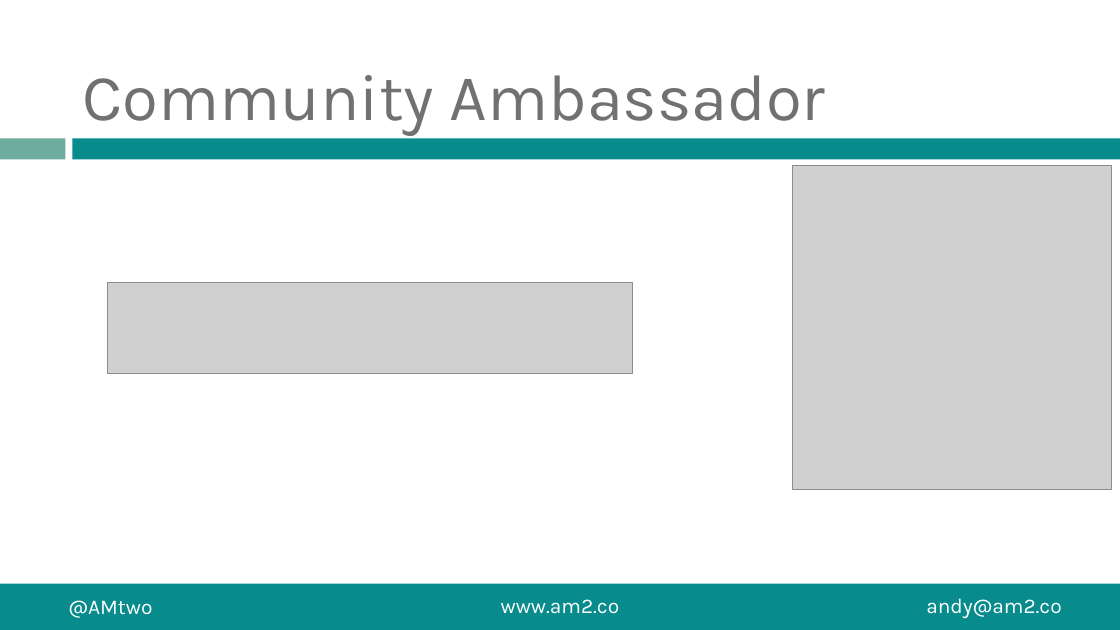
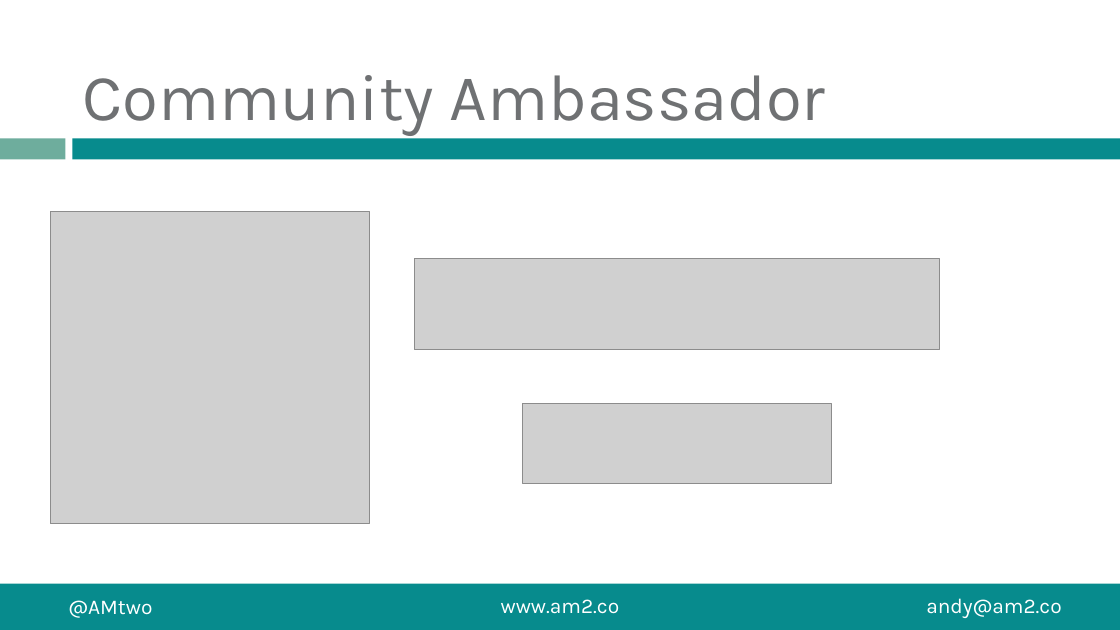
Before and after one commit to amtwo/Presentations, a slide deck: slide 5 of Demystifying-Data-Compression/Data_Compression.pptx (slide 9 before the commit). Drawn at 1120x630 pixels with LibreOffice and Linux fonts; fonts in the diff are those of the drawing; grey boxes stand for pictures. Boxes give left, top, right and bottom in pixels: in the first picture for what was removed or moved away, otherwise in the second. Text is boxed around its words. In the diff, an @@ line names an element or a change of style, - is before the commit and + after.

```diff
--- a/Demystifying-Data-Compression/Data_Compression.pptx
+++ b/Demystifying-Data-Compression/Data_Compression.pptx
@@ picture: place and size @@
-picture at <box>793,166,1112,489</box>
+picture at <box>50,212,370,524</box>
@@ picture: place and size @@
-picture at <box>108,282,633,373</box>
+picture at <box>414,259,939,350</box>
@@ picture added at <box>523,403,831,483</box> @@
```
Also in this commit, not shown: 3 other slides changed, 7 other files.
